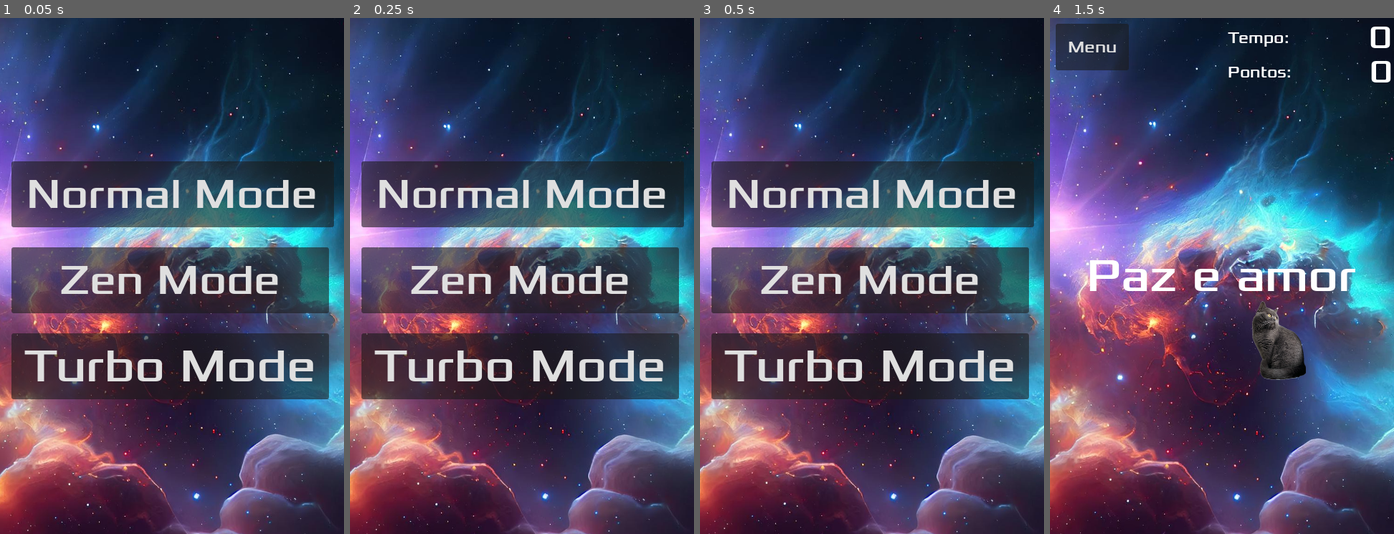
Above: before the commit, frames 1-4 (left to right).
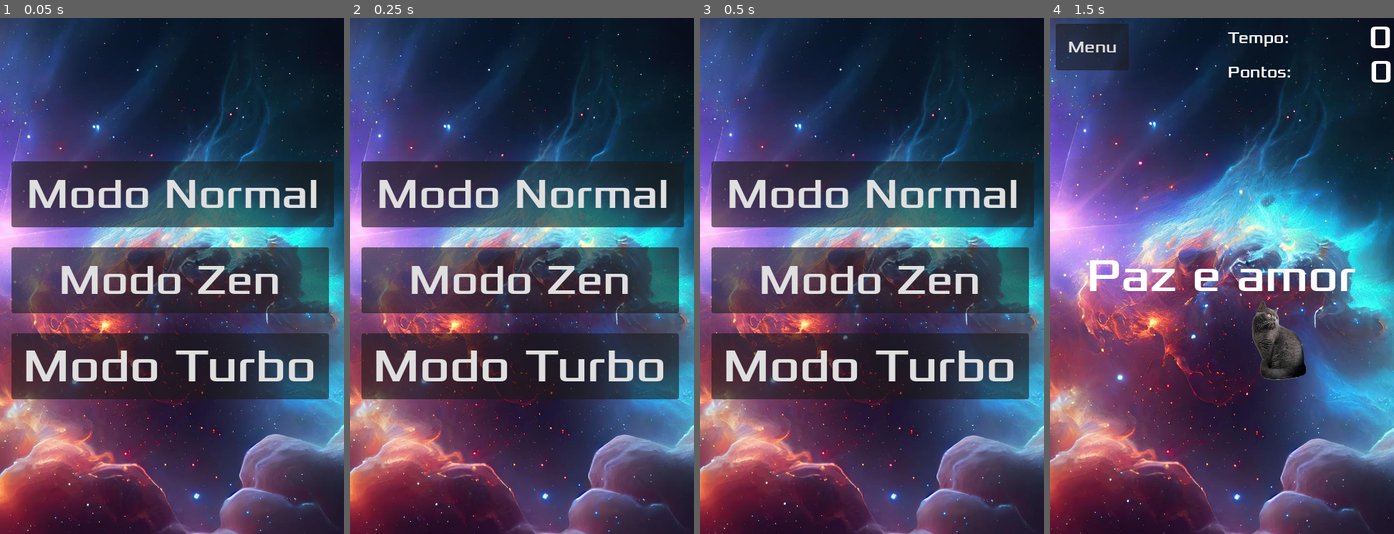
Above: after the commit, the same moments.

Repository: vitorbari/baby-spice-game
Game: Godot game, scene res://main.tscn
The game is run twice, just before and just after one commit, with the same random seed, the same clock (stepped at 60 frames per second) and the same inputs.
Inputs:
- Up to frame 1 (0.05 s): no input
- Up to frame 2 (0.25 s): no input
- Up to frame 3 (0.5 s): no input
- Up to frame 4 (1.5 s): click "Zen Mode" (after the commit: "Modo Zen") at 0.5 s; hold Right (move_right) from 1.28 s (still down)

The runs differ from the first frame. In frame 1, 6.0% of the frame differs, in the area x 7-93%, y 31-71%; in frame 2, 6.0%; in frame 3, 6.0%; in frame 4, nothing differs.

Commit message:
Add levels

Diff:
--- a/hud.gd
+++ b/hud.gd
@@ -40,6 +40,12 @@
 	# Make a one-shot timer and wait for it to finish.
 	#await get_tree().create_timer(1.0).timeout
 
+func show_winning_message():
+	hide_live_score()
+	show_message("Parabéns!\nO gato comeu.")
+	# Wait until the MessageTimer has counted down.
+	await $MessageTimer.timeout
+
 func update_score(score):
 	$Score.text = str(score)
 
--- a/main.gd
+++ b/main.gd
@@ -8,6 +8,9 @@
 
 # Elapsed time for zenmode
 var time_start = 0
+
+var stages = [[10, 25], [15, 25], [18, 20], [20, 20], [25, 20]]
+var current_stage = 0
 
 # Called when the node enters the scene tree for the first time.
 func _ready() -> void:
@@ -25,6 +28,9 @@
 		_:
 			$HUD.update_time(int($MainTimer.time_left))
 
+	if Input.is_action_pressed("exit_game"):
+		game_over()
+
 func show_menu() -> void:
 	$Menu.show()
 
@@ -40,10 +46,13 @@
 	$Music.stop()
 
 func show_final_score() -> void:
-	$HUD.hide_live_score()
 	await $HUD.show_final_score(score)
 
+func show_winning_message() -> void:
+	await $HUD.show_winning_message()
+
 func game_over() -> void:
+	current_stage = 0
 	stop_game()
 	await show_final_score()
 	$HUD.hide()
@@ -60,17 +69,23 @@
 	$MeowSound.pitch_scale = 1.0
 	$MeowSound.volume_db = 20
 
+	$MainTimer.wait_time = 30
+
 func start_normal_mode():
 	prepare_before_game_start()
 
 	GameMode = Modes.MODE_NORMAL
 
+	var goal = get_goal_current_stage()
+	var time = get_time_from_current_stage()
+
 	$StartTimer.start()
+	$MainTimer.wait_time = time
 	$MainTimer.start()
 
 	$HUD.show_live_score()
-	$HUD.update_score(score)
-	$HUD.show_message("Preparar")
+	$HUD.update_score("%d/%d" % [score, goal])
+	$HUD.show_message("Nível %d:\n%d latinhas em\n%d segundos" % [current_stage + 1, goal, time])
 
 	$Music.play()
 
@@ -152,7 +167,14 @@
 		_:
 			$MeowSound.play()
 
-	$HUD.update_score(score)
+	match GameMode:
+		Modes.MODE_NORMAL:
+			$HUD.update_score("%d/%d" % [score, get_goal_current_stage()])
+		_:
+			$HUD.update_score(score)
+
+	if score >= get_goal_current_stage():
+		goal_completed()
 
 func _on_main_timer_timeout() -> void:
 	game_over()
@@ -171,3 +193,26 @@
 	await show_final_score()
 	$HUD.hide()
 	show_menu()
+
+func get_goal_current_stage() -> int:
+	var s = stages[current_stage]
+	return s[0]
+
+func get_time_from_current_stage() -> int:
+	var s = stages[current_stage]
+	return s[1]
+
+func goal_completed() -> void:
+	stop_game()
+	await show_final_score()
+
+	if current_stage == len(stages)-1:
+		await show_winning_message()
+		$HUD.hide()
+		show_menu()
+		return
+
+	$HUD.hide()
+	# continue to next stage
+	current_stage = current_stage + 1
+	start_normal_mode()
--- a/menu.tscn
+++ b/menu.tscn
@@ -27,7 +27,7 @@
 theme_override_fonts/font = ExtResource("2_6t007")
 theme_override_font_sizes/font_size = 58
 shortcut = SubResource("Shortcut_6rf5p")
-text = "Normal Mode"
+text = "Modo Normal"
 
 [node name="ZenModeButton" type="Button" parent="."]
 anchors_preset = 7
@@ -44,7 +44,7 @@
 theme_override_fonts/font = ExtResource("2_6t007")
 theme_override_font_sizes/font_size = 58
 shortcut = SubResource("Shortcut_6rf5p")
-text = "Zen Mode"
+text = "Modo Zen"
 
 [node name="TurboMode" type="Button" parent="."]
 anchors_preset = 7
@@ -61,7 +61,7 @@
 theme_override_fonts/font = ExtResource("2_6t007")
 theme_override_font_sizes/font_size = 64
 shortcut = SubResource("Shortcut_6rf5p")
-text = "Turbo Mode"
+text = "Modo Turbo"
 
 [connection signal="pressed" from="NormalModeButton" to="." method="_on_normal_mode_button_pressed"]
 [connection signal="pressed" from="ZenModeButton" to="." method="_on_zen_mode_button_pressed"]
--- a/project.godot
+++ b/project.godot
@@ -48,6 +48,11 @@
 "events": [Object(InputEventKey,"resource_local_to_scene":false,"resource_name":"","device":-1,"window_id":0,"alt_press …(195 unchanged characters)…
 ]
 }
+exit_game={
+"deadzone": 0.5,
+"events": [Object(InputEventKey,"resource_local_to_scene":false,"resource_name":"","device":-1,"window_id":0,"alt_pressed":false,"shift_pressed":false,"ctrl_pressed":false,"meta_pressed":false,"pressed":false,"keycode":0,"physical_keycode":4194305,"key_label":0,"unicode":0,"location":0,"echo":false,"script":null)
+]
+}
 
 [rendering]
 
Not shown, changed: docs/index.html
Not shown, changed: docs/index.pck
